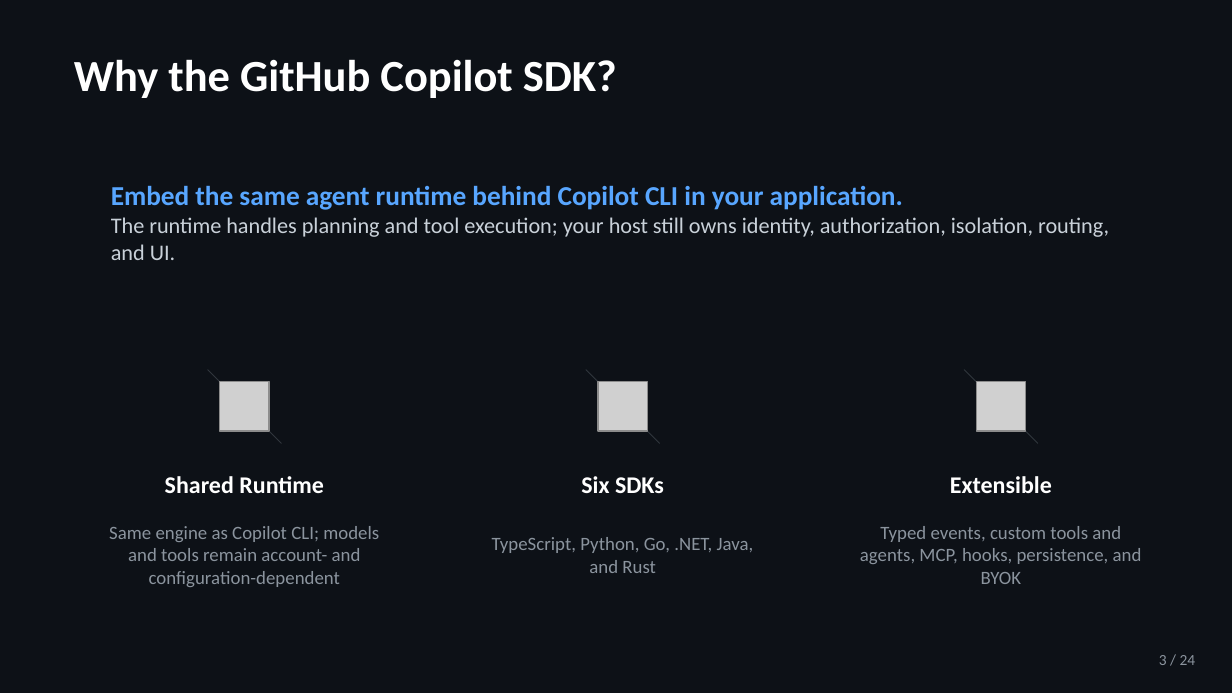
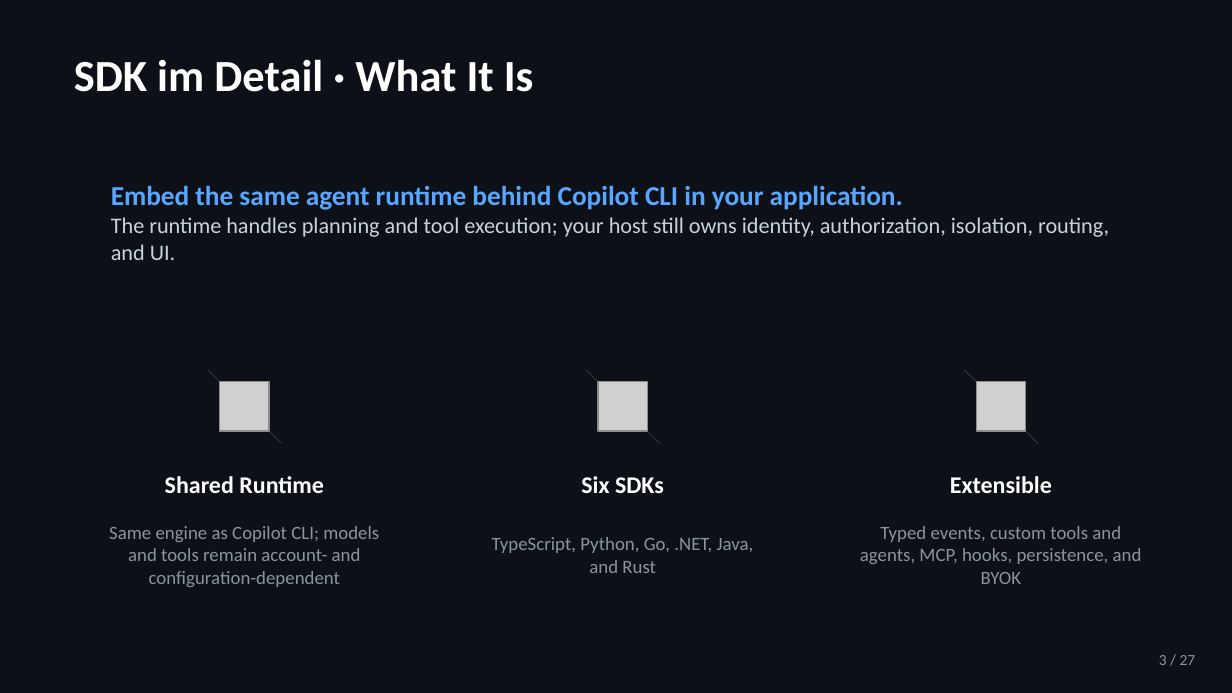
Before and after one commit to jeffrey-groneberg/ghcp_sdk, a slide deck: slide 3 of GitHub-Copilot-SDK.pptx. Drawn at 1232x693 pixels with LibreOffice and Linux fonts; fonts in the diff are those of the drawing; grey boxes stand for pictures. Boxes give left, top, right and bottom in pixels: in the first picture for what was removed or moved away, otherwise in the second. Text is boxed around its words. In the diff, an @@ line names an element or a change of style, - is before the commit and + after.

```diff
--- a/GitHub-Copilot-SDK.pptx
+++ b/GitHub-Copilot-SDK.pptx
@@ text at (74, 59, 534, 92): text changed @@
-Why the GitHub Copilot SDK?
+SDK im Detail · What It Is
@@ text at (1159, 655, 1196, 665): text changed @@
-3 / 24
+3 / 27
```
Also in this commit, not shown: 23 other slides changed, 3 slides added, 2 other files.
